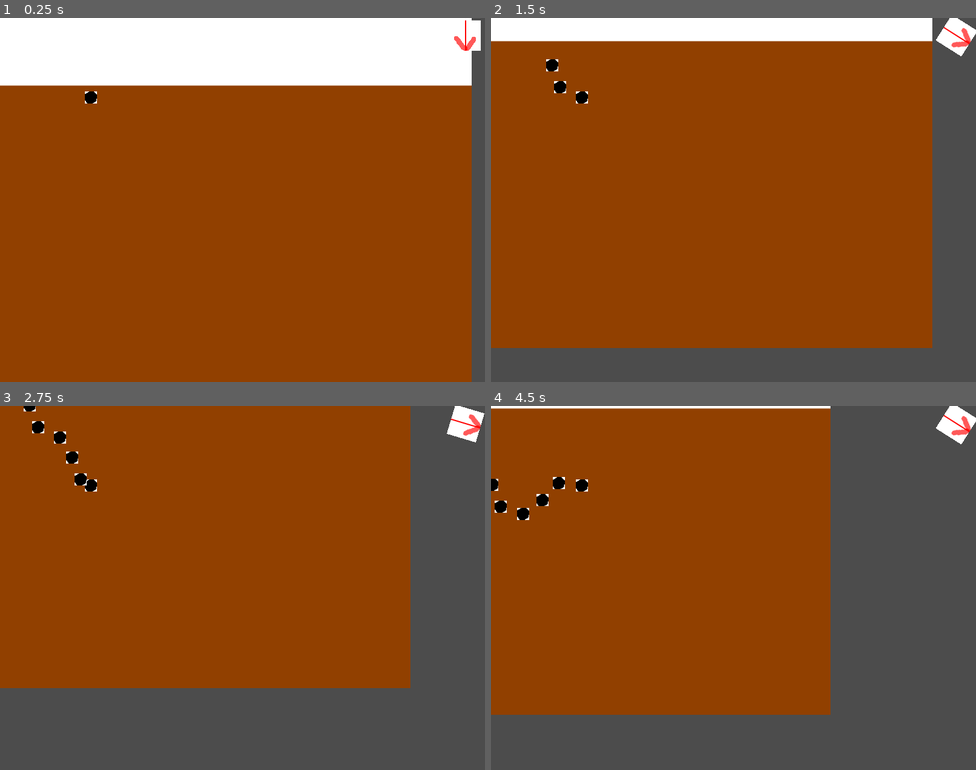
Above: before the commit, frames 1-4 (two rows, left to right).
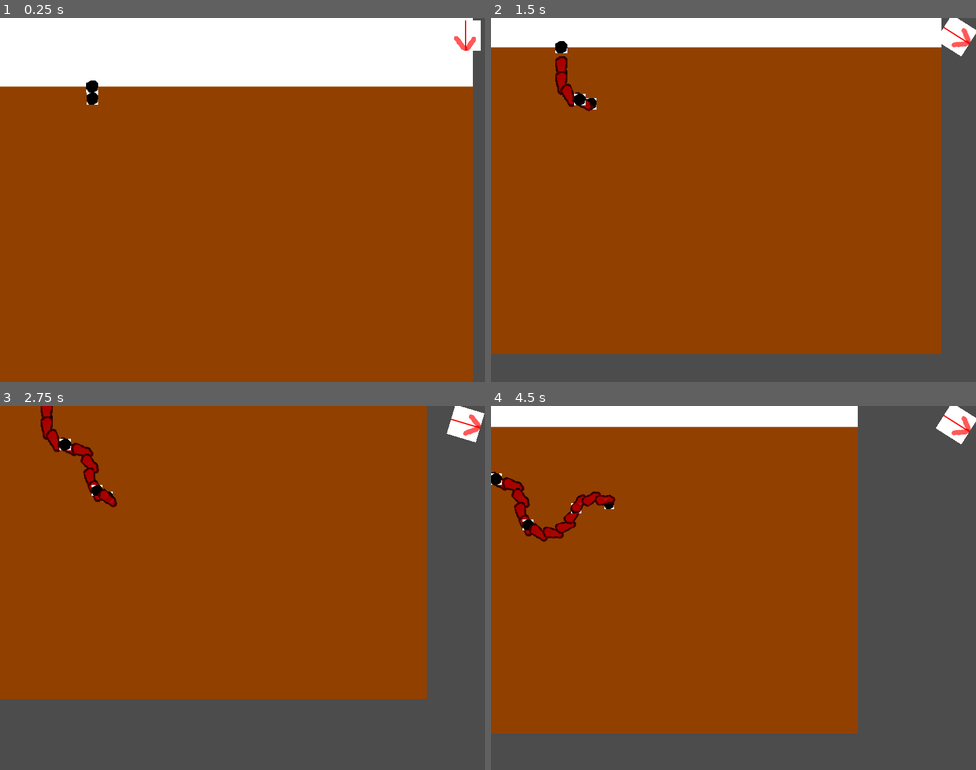
Above: after the commit, the same moments.

Repository: tbscode/ggj2023
Game: Godot game, scene res://scenes/game.tscn
The game is run twice, just before and just after one commit, with the same random seed, the same clock (stepped at 60 frames per second) and the same inputs. This scene is started directly instead of the project's main scene.
Inputs:
- Up to frame 1 (0.25 s): no input
- Up to frame 2 (1.5 s): hold Right (ui_right) 0.53-1.28 s; hold Left (ui_left) from 1.28 s (still down)
- Up to frame 3 (2.75 s): release Left (ui_left) at 2.03 s; hold Right (ui_right) from 2.03 s (still down)
- Up to frame 4 (4.5 s): release Right (ui_right) at 3.53 s; hold Left (ui_left) from 3.53 s (still down)

The runs differ from the first frame. In frame 1, 0.8% of the frame differs, in the area x 0-98%, y 0-100%; in frame 2, 5.5%; in frame 3, 6.5%; in frame 4, 14%, in the area x 0-76%, y 0-90%.

Commit message:
basic mecanic for splitting roots

Diff:
--- a/game/scenes/game.tscn
+++ b/game/scenes/game.tscn
@@ -1,9 +1,10 @@
-[gd_scene load_steps=6 format=2]
+[gd_scene load_steps=7 format=2]
 
 [ext_resource path="res://assets/background.png" type="Texture" id=1]
 [ext_resource path="res://scripts/player.gd" type="Script" id=2]
 [ext_resource path="res://assets/root_end.png" type="Texture" id=3]
 [ext_resource path="res://assets/direction_display.png" type="Texture" id=4]
+[ext_resource path="res://assets/root_branch.png" type="Texture" id=5]
 
 [sub_resource type="Theme" id=1]
 
@@ -34,6 +35,12 @@
 
 [node name="resources" type="Node" parent="."]
 
+[node name="root_branch" type="Sprite" parent="resources"]
+position = Vector2( -166, 230 )
+texture = ExtResource( 5 )
+centered = false
+offset = Vector2( -10, -10 )
+
 [node name="root_element" type="Sprite" parent="resources"]
 position = Vector2( -142, 178 )
 texture = ExtResource( 3 )
--- a/game/scenes/ui.tscn
+++ b/game/scenes/ui.tscn
@@ -60,8 +60,6 @@
 margin_bottom = -216.0
 text = "send test message"
 
-[node name="AnimatedSprite" type="AnimatedSprite" parent="."]
-
 [connection signal="pressed" from="join_game_button" to="." method="_on_join_game_button_pressed"]
 [connection signal="pressed" from="connect_websocket" to="." method="_on_connect_websocket_pressed"]
 [connection signal="pressed" from="test_message_button" to="." method="_on_test_message_button_pressed"]
--- a/game/scripts/player.gd
+++ b/game/scripts/player.gd
@@ -3,25 +3,34 @@
 const MIN_ANGLE_THRESHOLD = deg2rad(10.0)
 const ANGLE_CHANGE_VELOCITY = deg2rad(10.0) * 600.0
 const GROW_SPEED = 80.0
-const MAXIMUM_ROOT_ELEMENT_LENGTH = 40.0
-const ROOT_SHRINK_SPEED = 0.1
+const MAXIMUM_ROOT_ELEMENT_LENGTH = 24.0
+const MIN_ROOT_ELEMENT_SPAWN_DIST = 100.0
+var cur_maximum_root_element_length = MAXIMUM_ROOT_ELEMENT_LENGTH
+const ROOT_SHRINK_SPEED = 0.04
+const MINIMUM_ROOT_SCALE = 0.6
 
 # A player is a 'root'
 # The root always grows downwards
 # we store the angle of the clockwise rotation between the horizontal as direction
 var angle = deg2rad(90.0) # You start facing steight down
-var current_root_element_length = 0.0
+var path_lengh_since_root_element = 0.0
+var root_element_positions = []
 var root_parts = [] # this should hold a list of nodes ( which are all root parts )
 
+var root_path_element_positions = []
+var root_path_element_nodes = []
+
 func _ready():
-	pass # Replace with function body.
+	init_player()
 
-func init_player(spawn: Vector2):
-	pass
+func init_player():
+	root_element_positions.append($end_of_root.position)
+	spawn_root_path_element()
 
 func _process(delta):
 	move_direction(delta)
 	process_direction_input(delta)
+	scale_root(delta)
 
 func process_direction_input(delta):
 	if Input.is_action_pressed("ui_left"):
@@ -33,26 +42,74 @@
 		angle -= deg2rad(ANGLE_CHANGE_VELOCITY) * delta
 	get_node("/root/root/game_ui/root_direction_display").rotation = angle - deg2rad(90.0)
 
+func scale_root(delta):
+	$end_of_root.scale.x -= ROOT_SHRINK_SPEED * delta
+	$end_of_root.scale.y -= ROOT_SHRINK_SPEED * delta
+
+	if $end_of_root.scale.x < MINIMUM_ROOT_SCALE:
+		relocate_current_root()
+
+func relocate_current_root():
+	# We pick a random possible root part
+	var selection = randi() % root_path_element_nodes.size()
+	var elem = root_path_element_nodes[selection]
+
+	$end_of_root.position.x = elem.position.x
+	$end_of_root.position.y = elem.position.y
+
+	$end_of_root.scale.x = elem.scale.x
+	$end_of_root.scale.y = elem.scale.y
+
+	angle = deg2rad(90.0)
+
 func move_direction(delta):
 	# Check the current angle, calculate the position to move to
 	var heading = Vector2(cos(angle), sin(angle)) * GROW_SPEED * delta
 	$end_of_root.position.x += heading.x
 	$end_of_root.position.y += heading.y
-	current_root_element_length += heading.length()
+	path_lengh_since_root_element += heading.length()
 
-	if current_root_element_length >= MAXIMUM_ROOT_ELEMENT_LENGTH:
+	var dist = root_element_positions[-1].distance_to($end_of_root.position)
+	print("DIST", dist)
+	if dist >= cur_maximum_root_element_length:
 		# now we sould place a new root texture!
-		current_root_element_length = 0.0
 		append_root()
 
-func append_root():
-	# TODO in the furture this would also place the root texture along the way
-	print("APPENDING A ROOT")
+	if path_lengh_since_root_element >= MIN_ROOT_ELEMENT_SPAWN_DIST:
+		path_lengh_since_root_element = 0.0
+		spawn_root_path_element()
+
+func spawn_root_path_element():
 	var node = get_node("/root/root/resources/root_element").duplicate()
 	add_child(node)
 	node.position.x = $end_of_root.position.x
 	node.position.y = $end_of_root.position.y
+	node.scale.x = $end_of_root.scale.x
+	node.scale.y = $end_of_root.scale.y
 	own(node, self)
+
+	root_path_element_positions.append($end_of_root.position)
+	root_path_element_nodes.append(node)
+
+func append_root():
+	# TODO in the furture this would also place the root texture along the way
+	var vec_dir = -root_element_positions[-1] + $end_of_root.position
+	var rot_dir = atan2(vec_dir.y, vec_dir.x) - deg2rad(90.0)
+	var node = get_node("/root/root/resources/root_branch").duplicate()
+
+	add_child(node)
+	root_element_positions.append($end_of_root.position)
+	node.position.x = $end_of_root.position.x
+	node.position.y = $end_of_root.position.y
+	node.scale.x = $end_of_root.scale.x
+	node.scale.y = $end_of_root.scale.y
+	node.rotation = rot_dir
+
+	cur_maximum_root_element_length = $end_of_root.scale.y * MAXIMUM_ROOT_ELEMENT_LENGTH
+
+	own(node, self)
+	root_parts.append(node)
+
 	print("INSTANCE", node);
 
 static func own(node, new_owner):
Binary file added: game/assets/root_branch.png
Not shown, added: game/assets/root_branch.png.import
